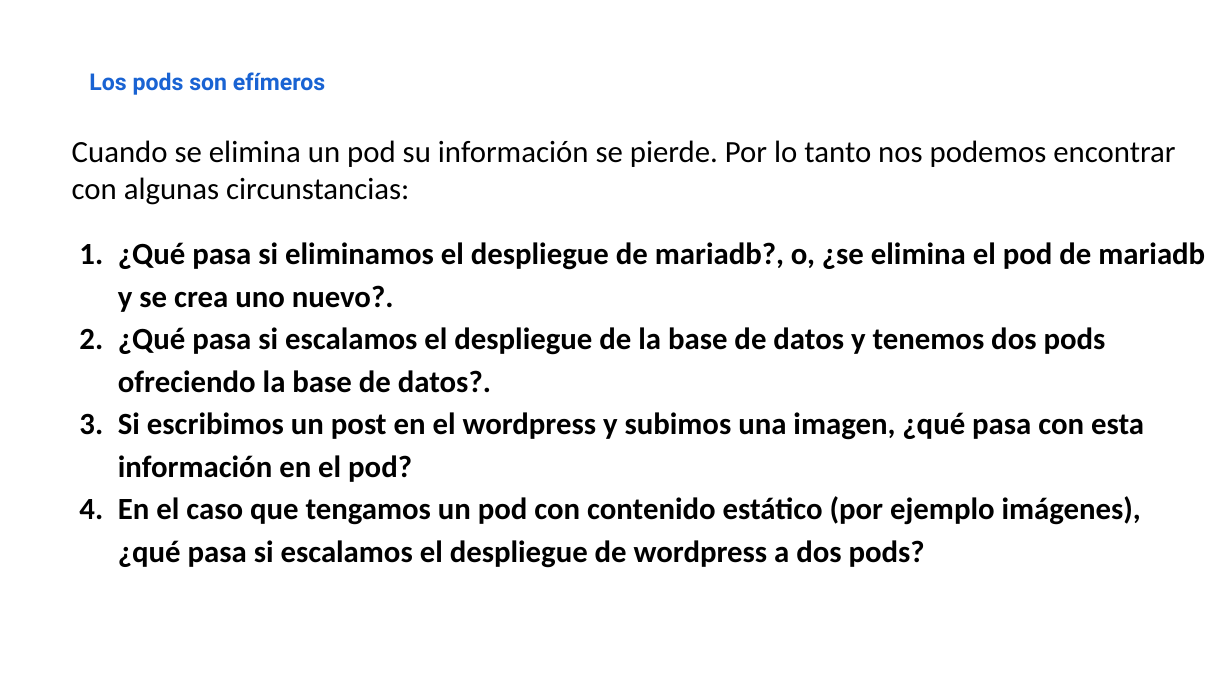
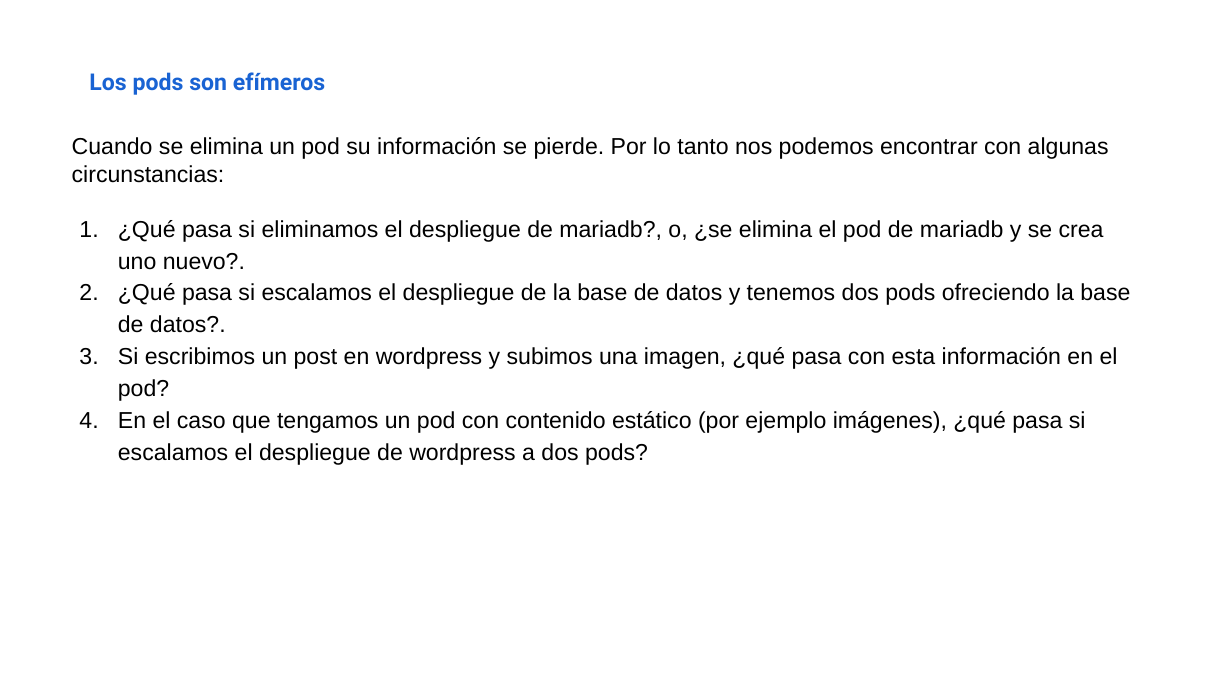
Before and after one commit to iesgn/kubernetes-storm, a slide deck: slide 5 of unidad3/presentacion_unidad3-3.odp (slide 6 before the commit). Drawn at 1232x693 pixels with LibreOffice and Linux fonts; fonts in the diff are those of the drawing. Boxes give left, top, right and bottom in pixels: in the first picture for what was removed or moved away, otherwise in the second. Text is boxed around its words. In the diff, an @@ line names an element or a change of style, - is before the commit and + after.

```diff
--- a/unidad3/presentacion_unidad3-3.odp
+++ b/unidad3/presentacion_unidad3-3.odp
@@ text at box(72, 137, 1130, 465): size 24 to 18 pt, font Calibri to Arial in "Cuando se elimina un pod su información ...", "¿Qué pasa si eliminamos el despliegue de ...", "¿Qué pasa si escalamos el despliegue de ...", "En el caso que tengamos un pod ..."; bold off in "¿Qué pasa si eliminamos el despliegue de ...", "¿Qué pasa si escalamos el despliegue de ...", "En el caso que tengamos un pod ..." @@
@@ text at box(118, 347, 1118, 401): text changed; size 24 to 18 pt; font Calibri to Arial; bold off @@
-3. Si escribimos un post en el wordpress y subimos una imagen, ¿qué pasa con esta información en el pod?
+3. Si escribimos un post en wordpress y subimos una imagen, ¿qué pasa con esta información en el pod?
```
Also in this commit, not shown: 7 other slides changed, 3 slides added, 8 slides removed, 2 other files.
